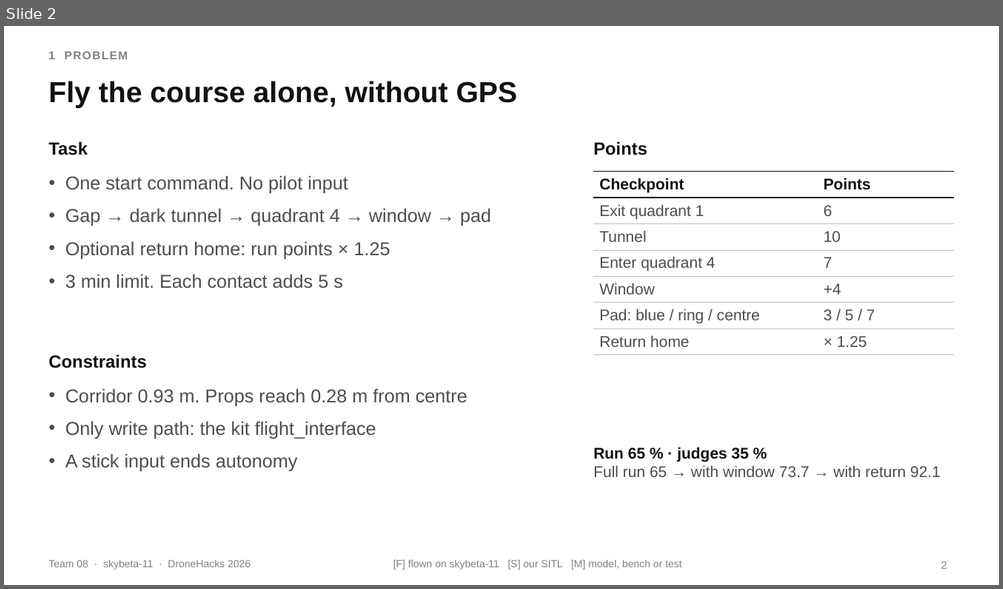
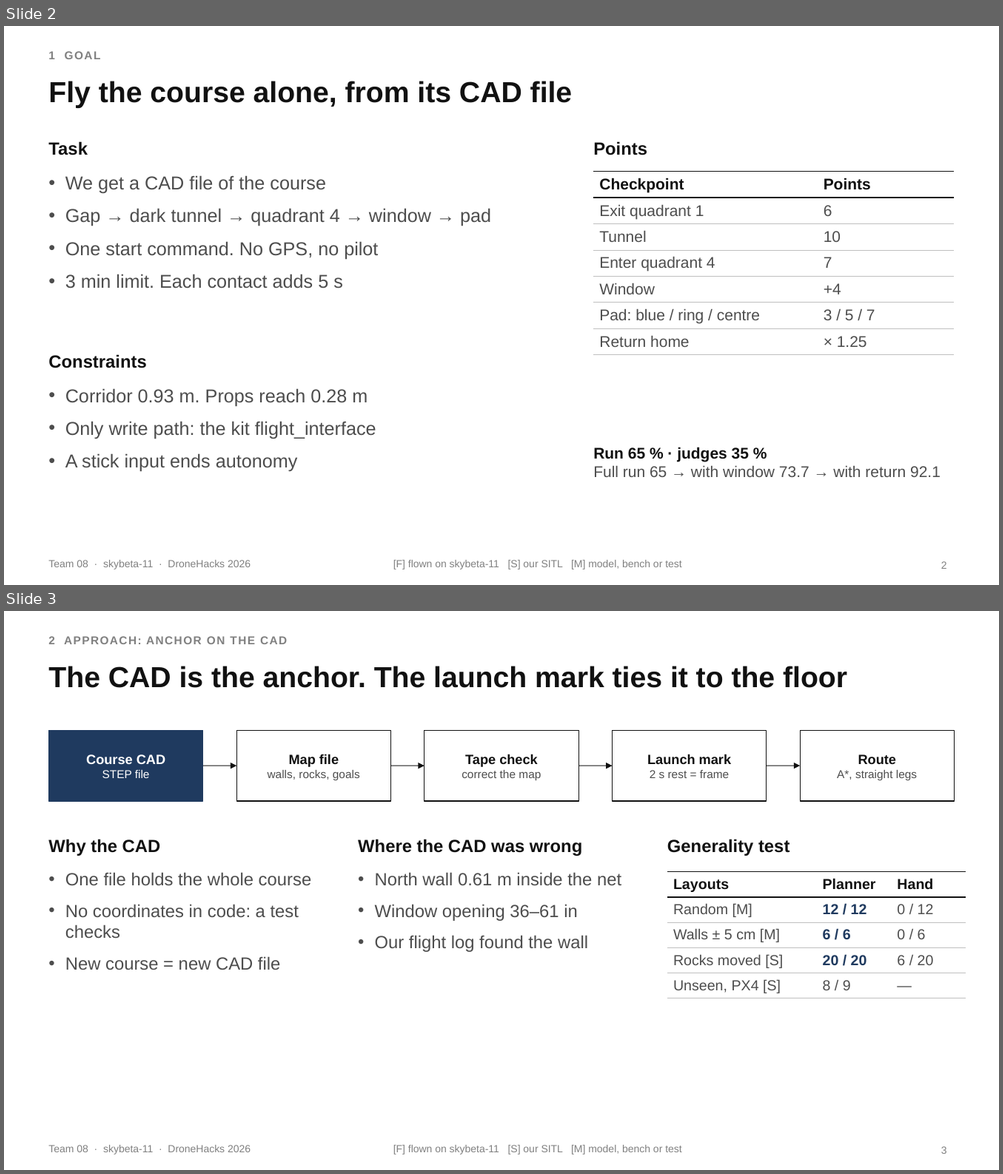
Before and after one commit to moterodiaz/DroneHacks, a slide deck: docs/presentation/DroneHacks-Team08-technical.pptx. Shown one above the other, each under a label of ours: slide 2 before the commit, slides 2 and 3 after it. The pictures are 1003x589 and 1003x1174 pixels, drawn with LibreOffice and Linux fonts; fonts in the diff are those of the drawing. Boxes give left, top, right and bottom in pixels: in the first picture for what was removed or moved away, otherwise in the second. Text is boxed around its words. In the diff, an @@ line names an element or a change of style, - is before the commit and + after.

```diff
--- a/docs/presentation/DroneHacks-Team08-technical.pptx
+++ b/docs/presentation/DroneHacks-Team08-technical.pptx
@@ slide 3 added at box(4, 611, 999, 1170), background #FFFFFF; not listed: 2 template elements that a slide beside it also shows @@
@@ text added at box(48, 636, 287, 644), 11 pt, text #808080, bold @@
+2 APPROACH: ANCHOR ON THE CAD
@@ title added at box(48, 666, 847, 688), 28 pt, text #111111, bold @@
+The CAD is the anchor. The launch mark ties it to the floor
@@ rectangle added at box(48, 730, 203, 801), fill #1F3A5F, outline #1F3A5F 0.75 pt @@
@@ rectangle added at box(237, 730, 391, 801), fill #FFFFFF, outline #111111 0.75 pt @@
@@ rectangle added at box(424, 730, 578, 801), fill #FFFFFF, outline #111111 0.75 pt @@
@@ rectangle added at box(612, 730, 766, 801), fill #FFFFFF, outline #111111 0.75 pt @@
@@ rectangle added at box(800, 730, 955, 801), fill #FFFFFF, outline #111111 0.75 pt @@
@@ text added at box(86, 755, 165, 778), 13 pt, text #FFFFFF, bold @@
+Course CAD
+STEP file
@@ text added at box(267, 754, 360, 780), 11 pt, text #4D4D4D @@
+Map file
+walls, rocks, goals
@@ text added at box(461, 754, 540, 780), 11 pt, text #4D4D4D @@
+Tape check
+correct the map
@@ text added at box(647, 754, 731, 778), 11 pt, text #4D4D4D @@
+Launch mark
+2 s rest = frame
@@ text added at box(836, 755, 916, 780), 11 pt, text #4D4D4D @@
+Route
+A*, straight legs
@@ arrow added from (203, 766) to (237, 766), #111111 0.75 pt @@
@@ arrow added from (390, 766) to (424, 766), #111111 0.75 pt @@
@@ arrow added from (578, 766) to (612, 766), #111111 0.75 pt @@
@@ arrow added from (766, 766) to (800, 766), #111111 0.75 pt @@
@@ text added at box(48, 839, 161, 856), 17 pt, text #111111, bold @@
+Why the CAD
@@ text added at box(358, 839, 582, 856), 17 pt, text #111111, bold @@
+Where the CAD was wrong
@@ text added at box(667, 839, 789, 856), 17 pt, text #111111, bold @@
+Generality test
@@ text added at box(65, 872, 312, 970), 17 pt, text #4D4D4D @@
+• One file holds the whole course
+• No coordinates in code: a test checks
+• New course = new CAD file
@@ text added at box(375, 872, 621, 952), 17 pt, text #4D4D4D @@
+• North wall 0.61 m inside the net
+• Window opening 36–61 in
+• Our flight log found the wall
@@ table added at box(667, 872, 966, 997), 5 rows, 3 columns @@
+Layouts | Planner | Hand
+Random [M] | 12 / 12 | 0 / 12
+Walls ± 5 cm [M] | 6 / 6 | 0 / 6
+Rocks moved [S] | 20 / 20 | 6 / 20
+Unseen, PX4 [S] | 8 / 9 | —
@@ page number added at box(941, 1147, 947, 1154), 10 pt, text #808080 @@
+3
@@ slide 2 changed as well @@
@@ text at box(48, 51, 101, 59): text changed @@
-1 PROBLEM
+1 GOAL
@@ title at box(48, 81, 572, 108): text changed @@
-Fly the course alone, without GPS
+Fly the course alone, from its CAD file
@@ text at box(65, 175, 326, 193): text changed @@
-• One start command. No pilot input
+• We get a CAD file of the course
@@ text at box(65, 241, 378, 259): text changed @@
-• Optional return home: run points × 1.25
+• One start command. No GPS, no pilot
@@ text at box(65, 389, 367, 406): text changed @@
-• Corridor 0.93 m. Props reach 0.28 m from centre
+• Corridor 0.93 m. Props reach 0.28 m
```
Also in this commit, not shown: 5 other slides changed, 3 other slides added, 3 slides removed, 2 other files.
